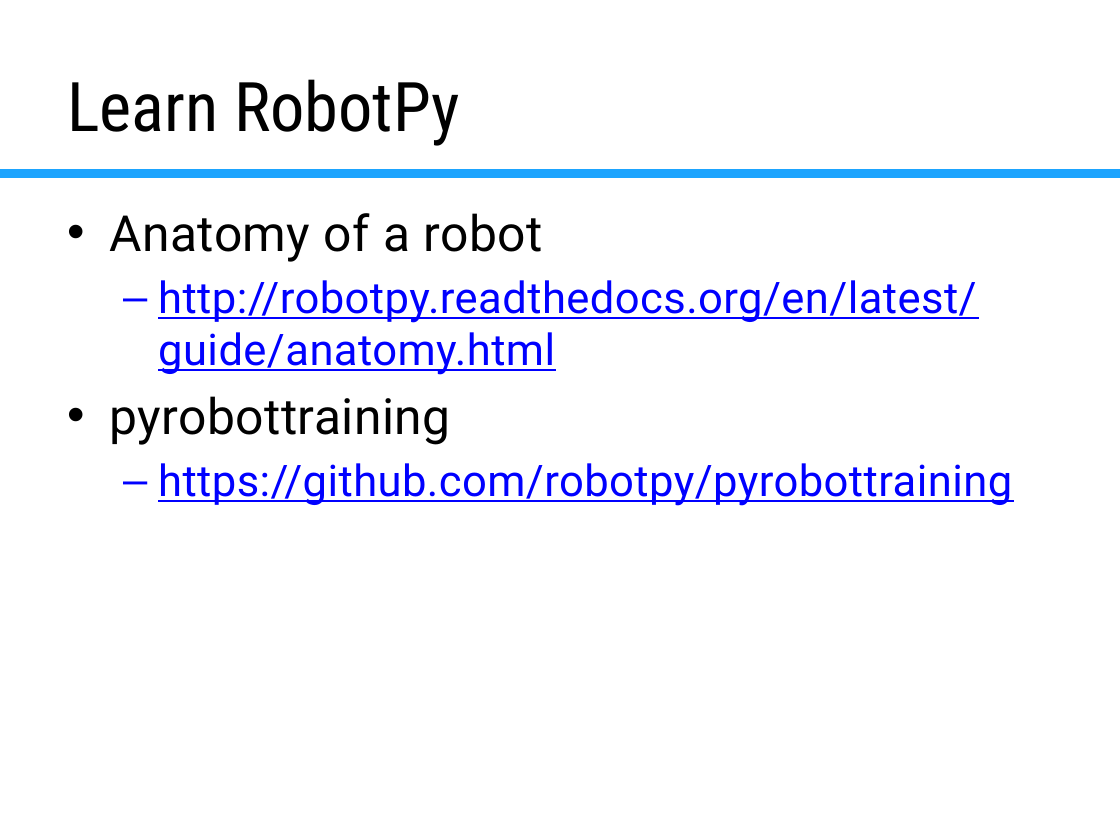
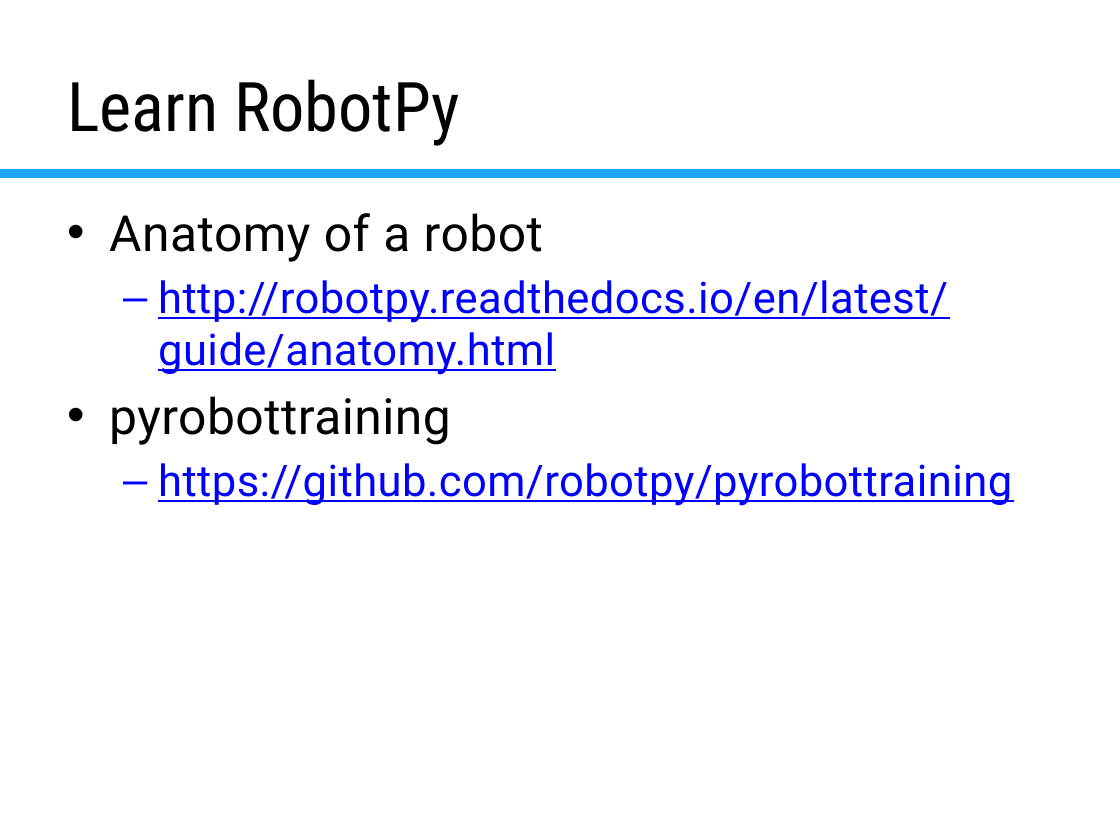
Before and after one commit to virtuald/frc-robotpy-workshop, a slide deck: slide 38 of pyfrc.pptx. Drawn at 1120x840 pixels with LibreOffice and Linux fonts; fonts in the diff are those of the drawing; background and template pictures are left out. Boxes give left, top, right and bottom in pixels: in the first picture for what was removed or moved away, otherwise in the second. Text is boxed around its words. In the diff, an @@ line names an element or a change of style, - is before the commit and + after.

```diff
--- a/pyfrc.pptx
+++ b/pyfrc.pptx
@@ text at [158,280,948,375]: text changed @@
-  – http://robotpy.readthedocs.org/en/latest/guide/anatomy.html
+  – http://robotpy.readthedocs.io/en/latest/guide/anatomy.html
```
Also in this commit, not shown: 12 other slides changed, 1 slide added, 2 other files.
